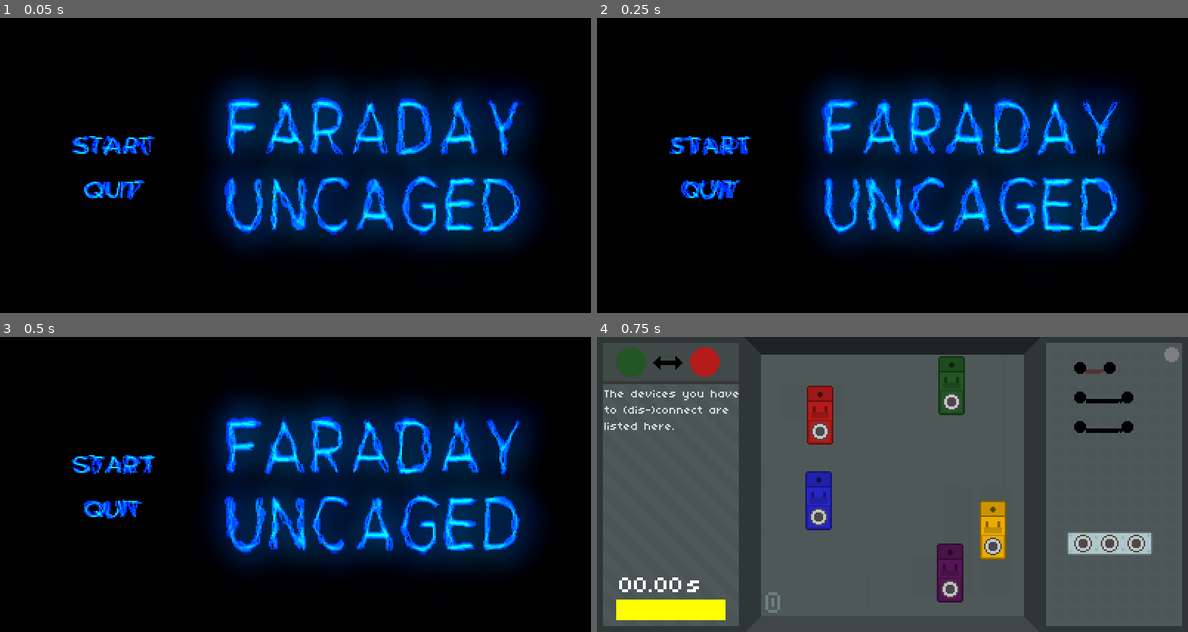
Above: before the commit, frames 1-4 (two rows, left to right).
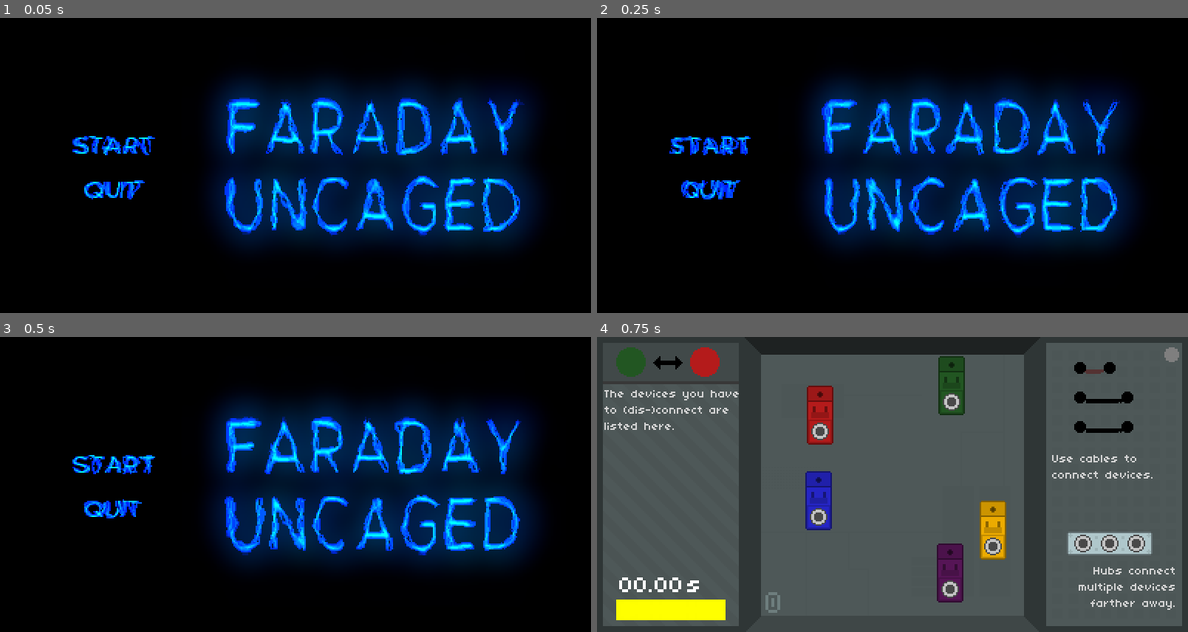
Above: after the commit, the same moments.

Repository: leogeier/faraday-uncaged
Game: Godot game, scene res://scenes/main/main.tscn
Two runs of this game, one before a commit and one after it. Both use one fixed random seed, a clock stepped at 60 frames per second and the inputs below.
Inputs (mouse positions are in pixels of both pictures, inside the frame that each line leads up to):
- Up to frame 1 (0.05 s): no input
- Up to frame 2 (0.25 s): no input
- Up to frame 3 (0.5 s): no input
- Up to frame 4 (0.75 s): click (709, 466) at 0.5 s

Frames 1-3 are identical in both runs. In frame 4, 0.7% of the frame differs, in the area x 77-98%, y 40-93%.

Commit message:
last minute bugfix

Diff:
--- a/game/scenes/game/game.gd
+++ b/game/scenes/game/game.gd
@@ -100,6 +100,7 @@
 	$Explosion.play()
 
 func on_power_surge():
+	$SurgeTimer.stop()
 	surging = true
 	print("surge event!")
 	var failed = false
@@ -128,25 +129,26 @@
 #	var electrified_cables = get_electrified_cables()
 #	$Viewport/LightningCanvas.draw_lightning(get_electrified_cables(), lightning_duration)
 #	var electrified
-	for rule in current_rules:
-		if rule.get_rule_name() == "NotConnectedRule" and !failed:
-			continue
-
-		$RuleDisplay.highlight(rule, true)
-		var electrified_cables = []
-		var bfs_result = bfs(rule.portA)
-		if rule.portB in bfs_result.keys():
-			var vertex = rule.portB
-			while bfs_result[vertex] != null:
-				electrified_cables.push_back(bfs_result[vertex])
-				vertex = bfs_result[vertex].get_other_vertex(vertex)
-
-		$Crackle.play()
-		$Viewport/LightningCanvas.draw_lightning(electrified_cables, lightning_duration)
-		yield(get_tree().create_timer(lightning_duration), "timeout")
-		$Crackle.stop()
-		$RuleDisplay.highlight(rule, false)
-		yield(get_tree().create_timer(0.4), "timeout")
+	if !failed:
+		for rule in current_rules:
+			if rule.get_rule_name() == "NotConnectedRule" and !failed:
+				continue
+
+			$RuleDisplay.highlight(rule, true)
+			var electrified_cables = []
+			var bfs_result = bfs(rule.portA)
+			if rule.portB in bfs_result.keys():
+				var vertex = rule.portB
+				while bfs_result[vertex] != null:
+					electrified_cables.push_back(bfs_result[vertex])
+					vertex = bfs_result[vertex].get_other_vertex(vertex)
+
+			$Crackle.play()
+			$Viewport/LightningCanvas.draw_lightning(electrified_cables, lightning_duration)
+			yield(get_tree().create_timer(lightning_duration), "timeout")
+			$Crackle.stop()
+			$RuleDisplay.highlight(rule, false)
+			yield(get_tree().create_timer(0.4), "timeout")
 
 	rounds += 1
 	difficulty = ceil(rounds / 3.0)
--- a/game/scenes/game/game.tscn
+++ b/game/scenes/game/game.tscn
@@ -207,6 +207,32 @@
 
 [node name="RuleDisplay" parent="." instance=ExtResource( 2 )]
 
+[node name="MusicLoop" type="AudioStreamPlayer" parent="."]
+stream = ExtResource( 3 )
+autoplay = true
+
+[node name="Music1" type="AudioStreamPlayer" parent="."]
+stream = ExtResource( 16 )
+
+[node name="Music2" type="AudioStreamPlayer" parent="."]
+stream = ExtResource( 17 )
+
+[node name="Music3" type="AudioStreamPlayer" parent="."]
+stream = ExtResource( 14 )
+
+[node name="Music4" type="AudioStreamPlayer" parent="."]
+stream = ExtResource( 15 )
+
+[node name="SurgeTimer" type="Timer" parent="."]
+wait_time = 10.0
+one_shot = true
+
+[node name="FuseBox" parent="." groups=["game"] instance=ExtResource( 5 )]
+position = Vector2( 100, 0 )
+
+[node name="ToolBox" parent="." instance=ExtResource( 6 )]
+position = Vector2( 300, 0 )
+
 [node name="TutorialText" type="Control" parent="."]
 margin_right = 40.0
 margin_bottom = 40.0
@@ -239,32 +265,6 @@
 text = "Use cables to connect devices."
 autowrap = true
 
-[node name="MusicLoop" type="AudioStreamPlayer" parent="."]
-stream = ExtResource( 3 )
-autoplay = true
-
-[node name="Music1" type="AudioStreamPlayer" parent="."]
-stream = ExtResource( 16 )
-
-[node name="Music2" type="AudioStreamPlayer" parent="."]
-stream = ExtResource( 17 )
-
-[node name="Music3" type="AudioStreamPlayer" parent="."]
-stream = ExtResource( 14 )
-
-[node name="Music4" type="AudioStreamPlayer" parent="."]
-stream = ExtResource( 15 )
-
-[node name="SurgeTimer" type="Timer" parent="."]
-wait_time = 10.0
-one_shot = true
-
-[node name="FuseBox" parent="." groups=["game"] instance=ExtResource( 5 )]
-position = Vector2( 100, 0 )
-
-[node name="ToolBox" parent="." instance=ExtResource( 6 )]
-position = Vector2( 300, 0 )
-
 [node name="StaticBody2D" type="StaticBody2D" parent="."]
 
 [node name="CollisionShape2D" type="CollisionShape2D" parent="StaticBody2D"]
--- a/game/scenes/port/port.gd
+++ b/game/scenes/port/port.gd
@@ -36,6 +36,8 @@
 		$RemoteTransform2D.remote_path = ""
 		current_plug = null
 		$PlugInsert.play()
+		var game = Game.get_instance(self)
+		game.on_connection_made()
 
 func can_accept_plug():
 	return current_plug == null
